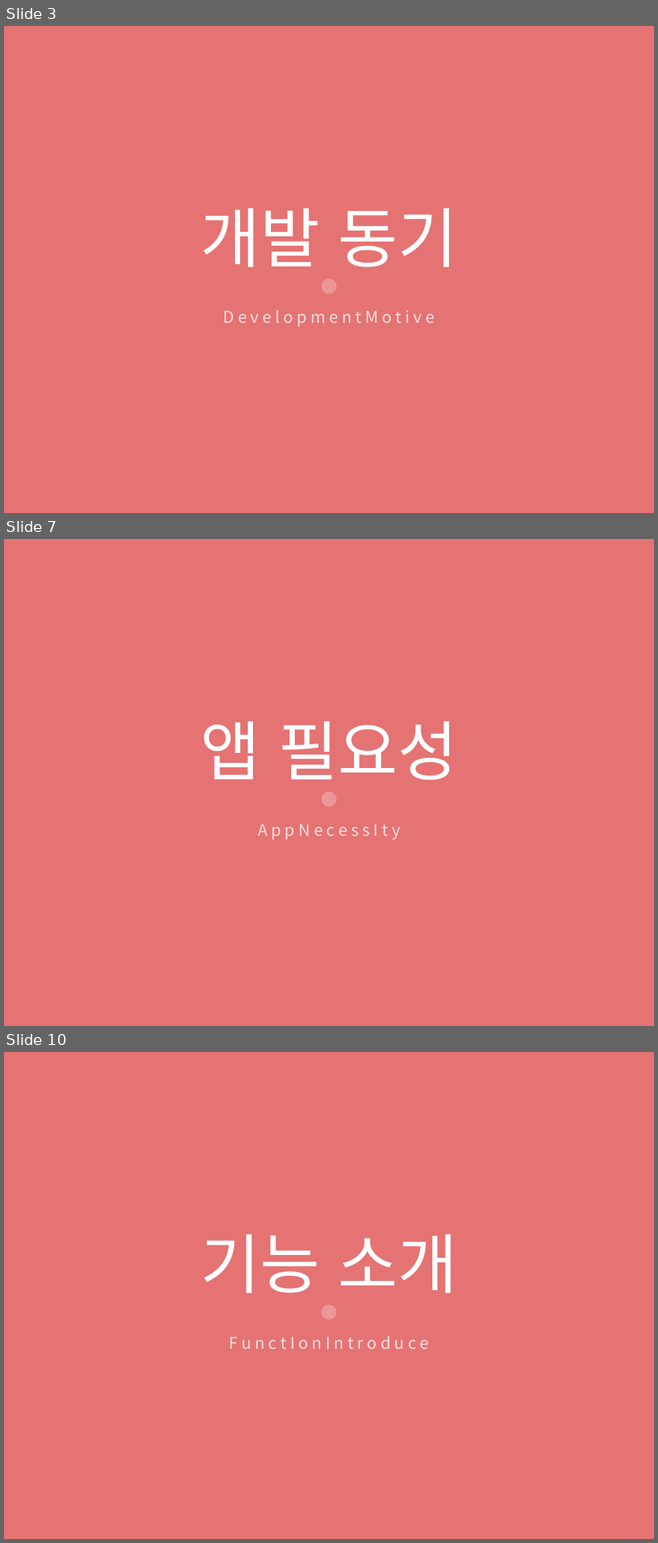
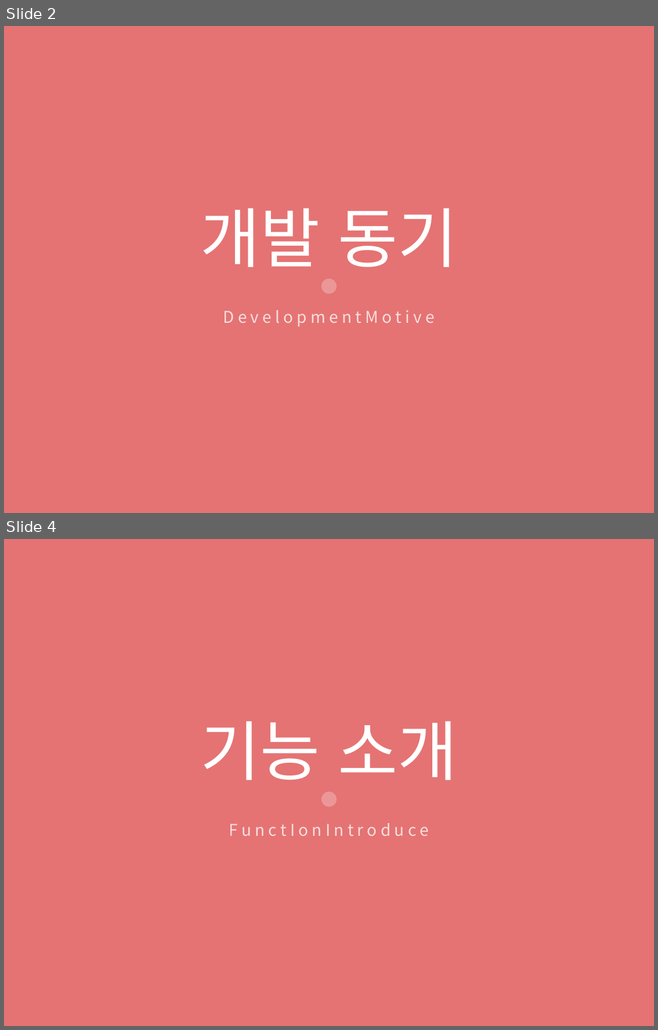
Before and after one commit to tornadoblot/Kangwondo, a slide deck: ppt/효돌이ppt.pptx. Shown one above the other, each under a label of ours: slides 3, 7 and 10 before the commit, slides 2 and 4 after it; the slides between them are not shown. The pictures are 658x1543 and 658x1030 pixels, drawn with LibreOffice and Linux fonts; fonts in the diff are those of the drawing. Boxes give left, top, right and bottom in pixels: in the first picture for what was removed or moved away, otherwise in the second. Text is boxed around its words. In the diff, an @@ line names an element or a change of style, - is before the commit and + after.

```diff
--- a/ppt/효돌이ppt.pptx
+++ b/ppt/효돌이ppt.pptx
@@ slide 7 removed at (4, 539, 654, 1026), background #E57373 @@
@@ text removed at (200, 721, 458, 780) @@
-앱 필요성
@@ ellipse removed at (321, 792, 336, 806) @@
@@ text removed at (257, 824, 400, 840) @@
-A p p N e c e s s I t y
@@ what was slide 3 is now slide 2 @@
@@ what was slide 10 is now slide 4 @@
```
Also in this commit, not shown: 10 slides changed, 7 other slides removed.
